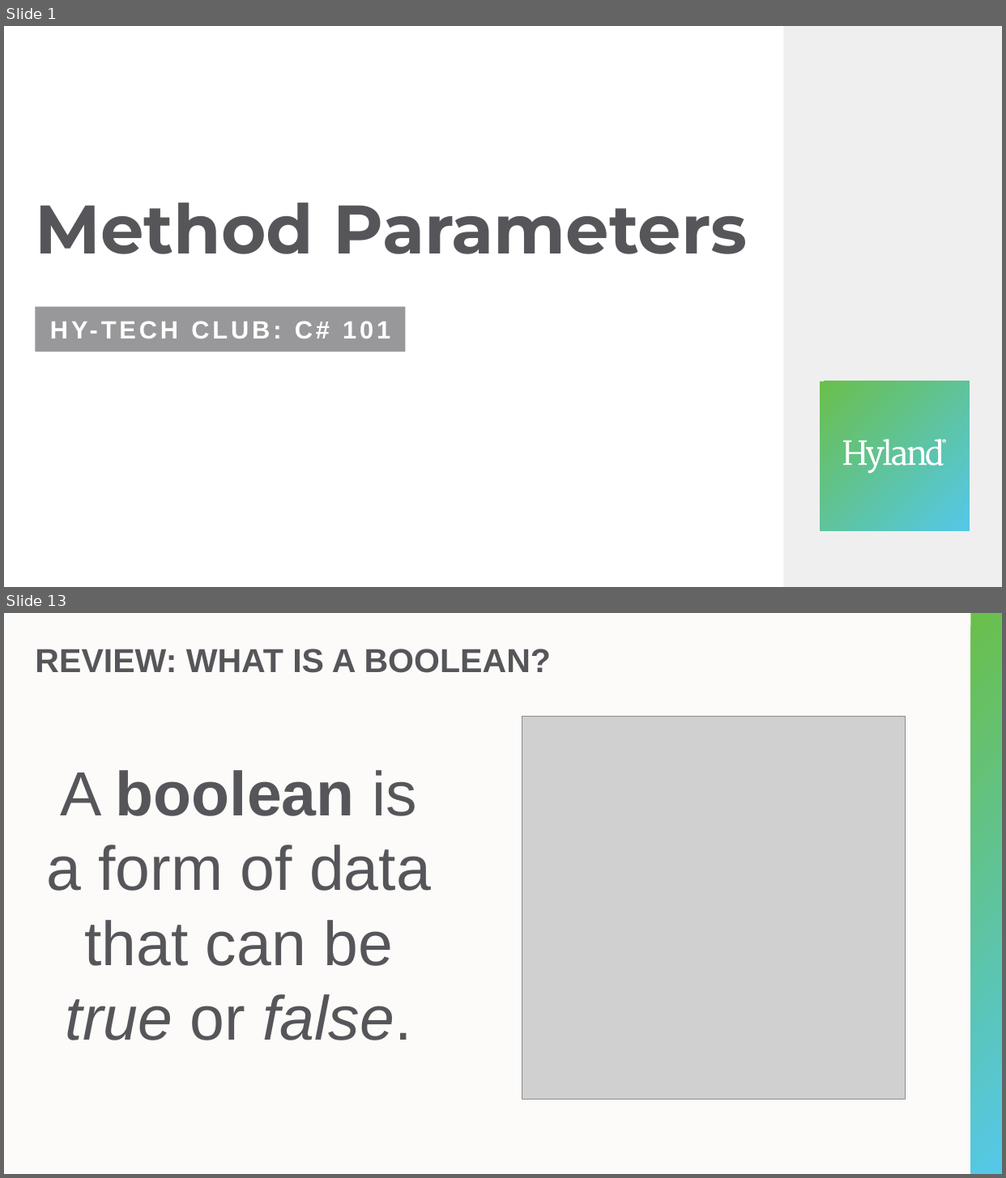
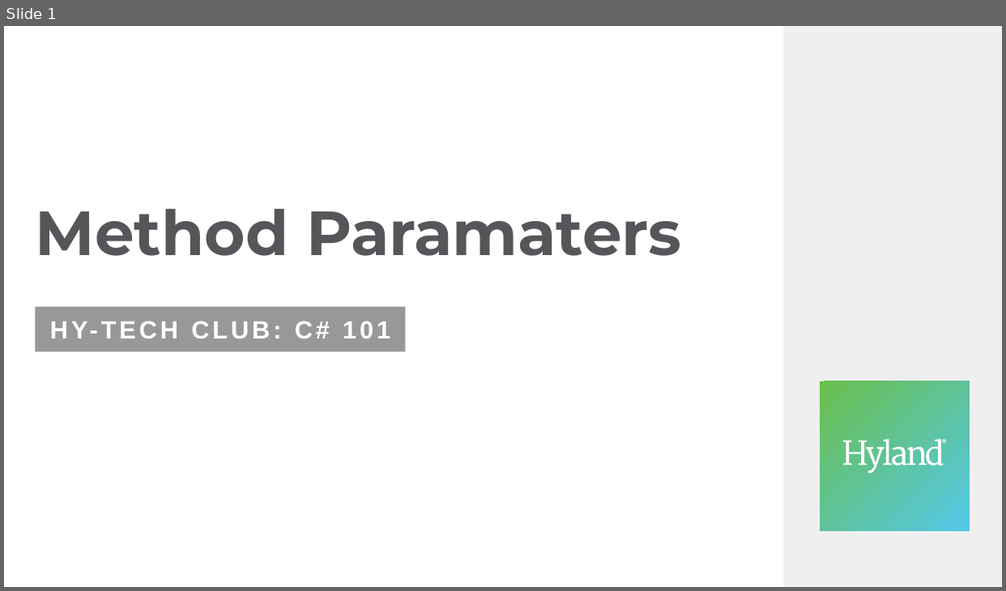
Before and after one commit to hytechclub/cs-101, a slide deck: MethodParameters/MethodParameters.pptx. Shown one above the other, each under a label of ours: slides 1 and 13 before the commit, slide 1 after it; the slides between them are not shown. The pictures are 1006x1178 and 1006x591 pixels, drawn with LibreOffice and Linux fonts; fonts in the diff are those of the drawing; grey boxes stand for pictures. Boxes give left, top, right and bottom in pixels: in the first picture for what was removed or moved away, otherwise in the second. Text is boxed around its words. In the diff, an @@ line names an element or a change of style, - is before the commit and + after.

Commit message:
WIP Method Returns

```diff
--- a/MethodParameters/MethodParameters.pptx
+++ b/MethodParameters/MethodParameters.pptx
@@ slide 13 removed at [4, 613, 1002, 1174], background #FCFBF9 @@
@@ rectangle removed at [971, 613, 1002, 1174] @@
@@ title removed at [35, 649, 551, 673] @@
-REVIEW: WHAT IS A BOOLEAN?
@@ picture removed at [522, 717, 906, 1100] @@
@@ text removed at [46, 770, 431, 1041] @@
-A boolean is a form of data that can be true or false.
@@ slide 1 changed as well @@
@@ title at [35, 209, 682, 256]: text changed; size 66 to 60 pt @@
-Method Parameters
+Method Paramaters
```
Also in this commit, not shown: 1 other slide changed, 7 slides added, 18 other slides removed, 4 other files.
